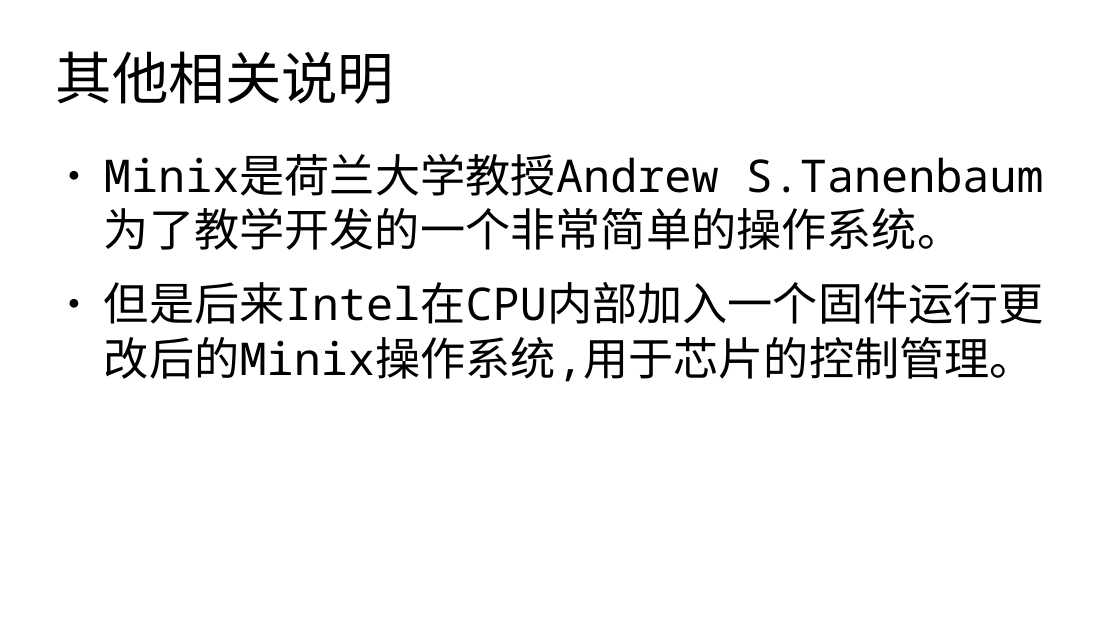
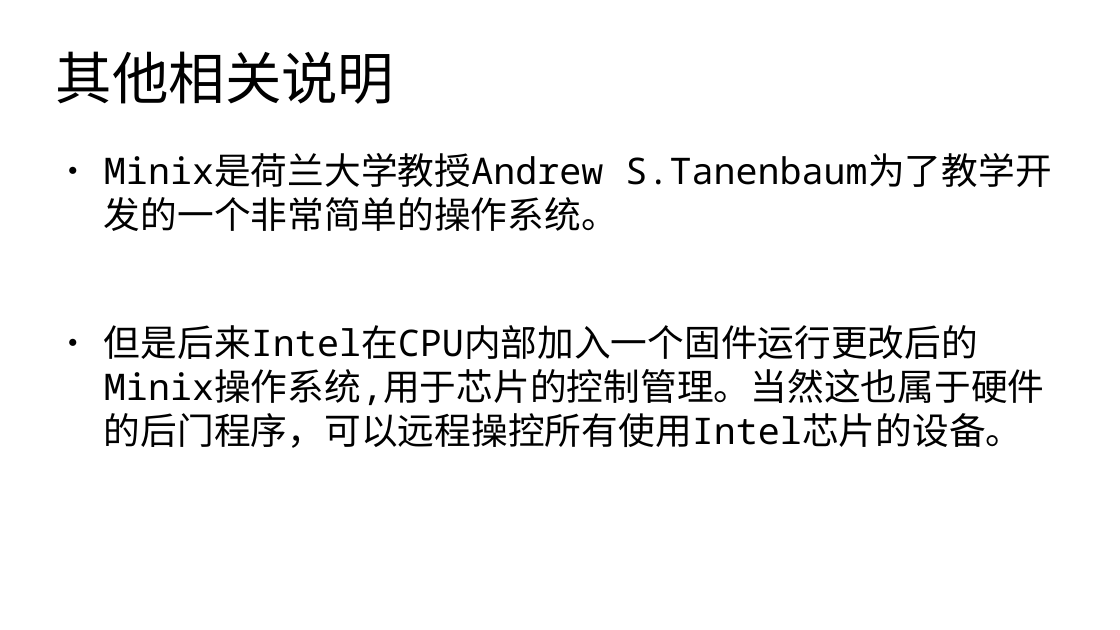
Before and after one commit to master-genius/linux-system, a slide deck: slide 29 of materials/slides/ch01-Linux-history.odp. Drawn at 1120x630 pixels with LibreOffice and Linux fonts; fonts in the diff are those of the drawing. Boxes give left, top, right and bottom in pixels: in the first picture for what was removed or moved away, otherwise in the second. Text is boxed around its words. In the diff, an @@ line names an element or a change of style, - is before the commit and + after.

```diff
--- a/materials/slides/ch01-Linux-history.odp
+++ b/materials/slides/ch01-Linux-history.odp
@@ text at (104, 153, 1051, 231): size 32 to 26 pt in "Minix是荷兰大学教授Andrew S.Tanenbaum为了教学开发的一个非常简单的操作系统。" @@
@@ text at (104, 325, 1044, 448): text changed; size 32 to 26 pt @@
-● 但是后来Intel在CPU内部加入一个固件运行更改后的Minix操作系统,用于芯片的控制管理。
+● 但是后来Intel在CPU内部加入一个固件运行更改后的Minix操作系统,用于芯片的控制管理。当然这也属于硬件的后门程序，可以远程操控所有使用Intel芯片的设备。
```
Also in this commit, not shown: 29 other slides changed, 16 other files.
